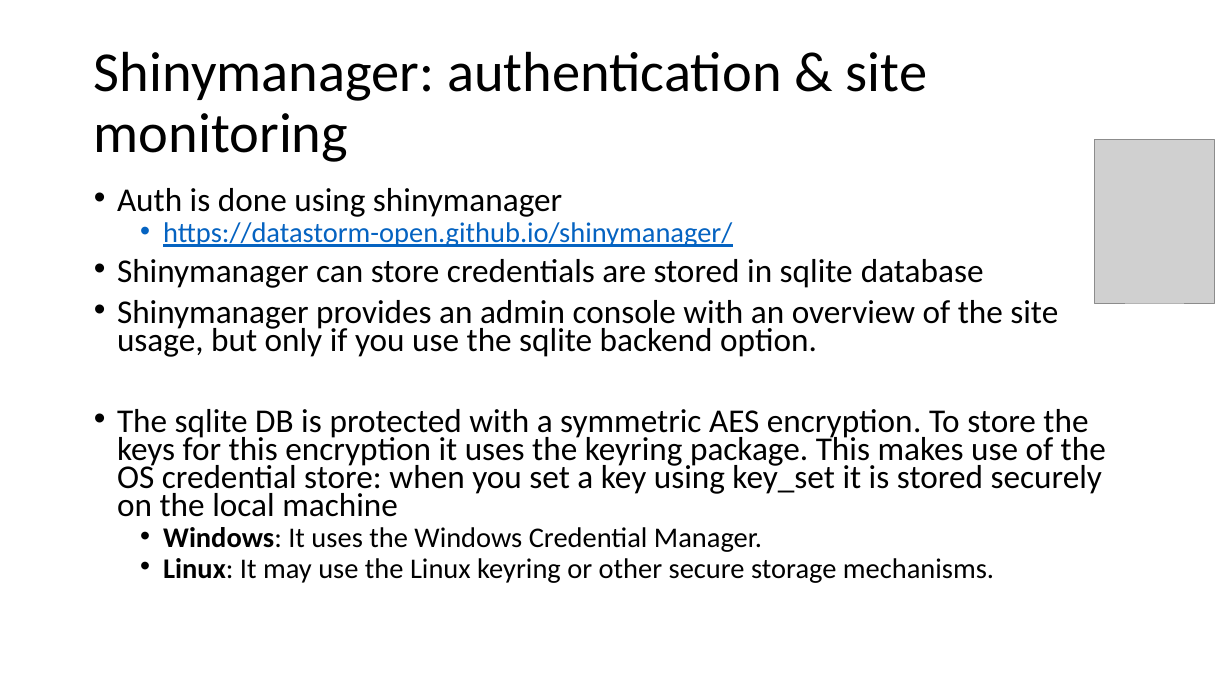
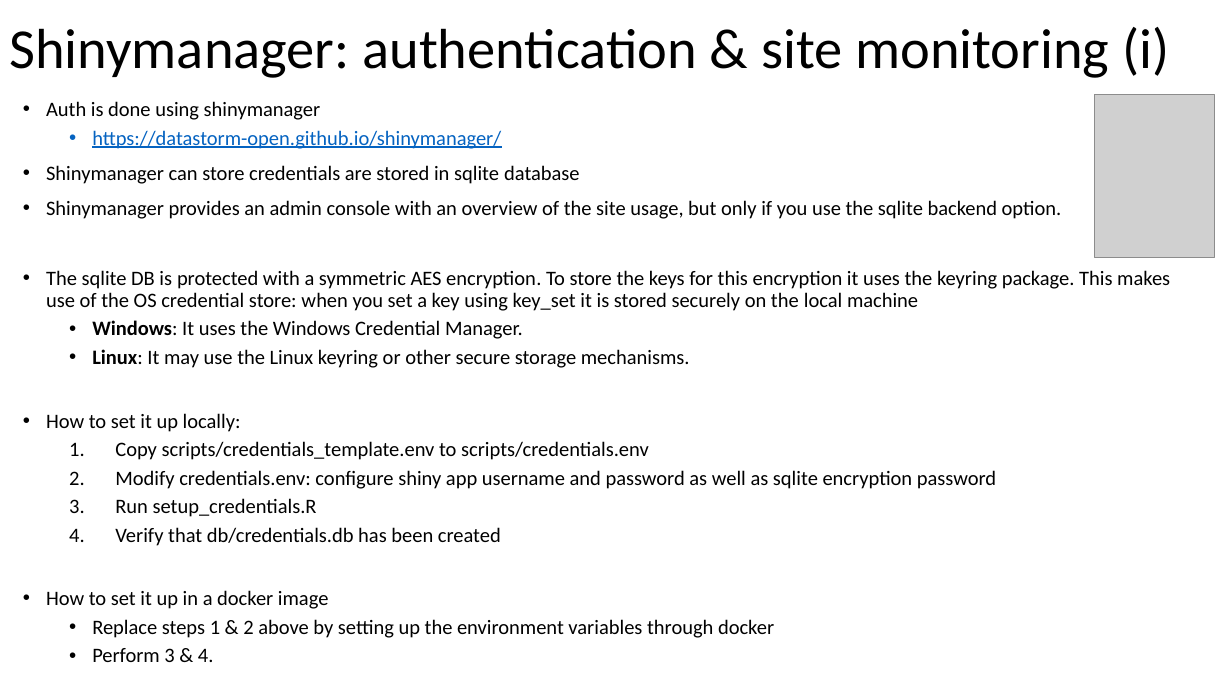
Before and after one commit to jorritvm/stocks_dashboard, a slide deck: slide 18 of doc/stock_dashboard_documentation.pptx (slide 22 before the commit). Drawn at 1232x693 pixels with LibreOffice and Linux fonts; fonts in the diff are those of the drawing; grey boxes stand for pictures. Boxes give left, top, right and bottom in pixels: in the first picture for what was removed or moved away, otherwise in the second. Text is boxed around its words. In the diff, an @@ line names an element or a change of style, - is before the commit and + after.

Commit message:
configure server using an env file

```diff
--- a/doc/stock_dashboard_documentation.pptx
+++ b/doc/stock_dashboard_documentation.pptx
@@ title at bbox=[9, 27, 1169, 78]: text changed @@
-Shinymanager: authentication & site monitoring
+Shinymanager: authentication & site monitoring (i)
@@ text "Auth is done using shinymanager": place and size @@
-text "Auth is done using shinymanager" at bbox=[117, 188, 1106, 583]
+text "Auth is done using shinymanager" at bbox=[46, 101, 1170, 662]
@@ text at bbox=[46, 101, 1170, 368]: size 25.9 to 16 pt in "Auth is done using shinymanager", "Shinymanager can store credentials are stored in ...", "Shinymanager provides an admin console with an ...", "The sqlite DB is protected with a ..."; size 22.2 to 16 pt in "https://datastorm-open.github.io/shinymanager/", "Windows: It uses the Windows Credential Manager.", "Linux: It may use the Linux keyring ..."; line spacing 0.7 to 0.9 @@
@@ picture: place and size @@
-picture at bbox=[1095, 140, 1214, 303]
+picture at bbox=[1095, 94, 1214, 258]
@@ text at bbox=[46, 413, 996, 662]: paragraphs added @@
+• How to set it up locally:
+  1. Copy scripts/credentials_template.env to scripts/credentials.env
+  2. Modify credentials.env: configure shiny app username and password as well as sqlite encryption password
+  3. Run setup_credentials.R
+  4. Verify that db/credentials.db has been created
+• How to set it up in a docker image
+  • Replace steps 1 & 2 above by setting up the environment variables through docker
+  • Perform 3 & 4.
```
Also in this commit, not shown: 3 other slides changed, 2 slides added, 1 slide removed, 7 other files.
